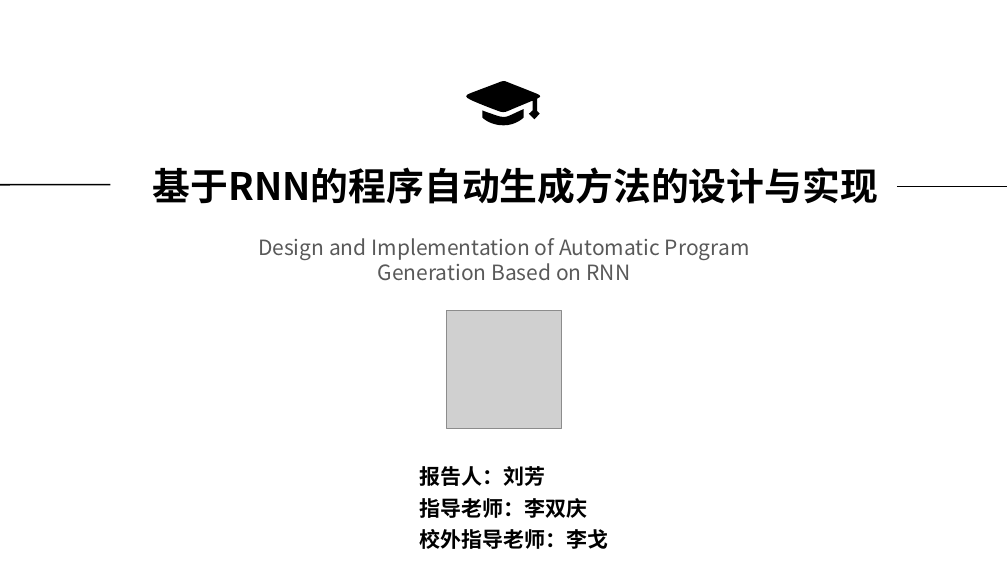
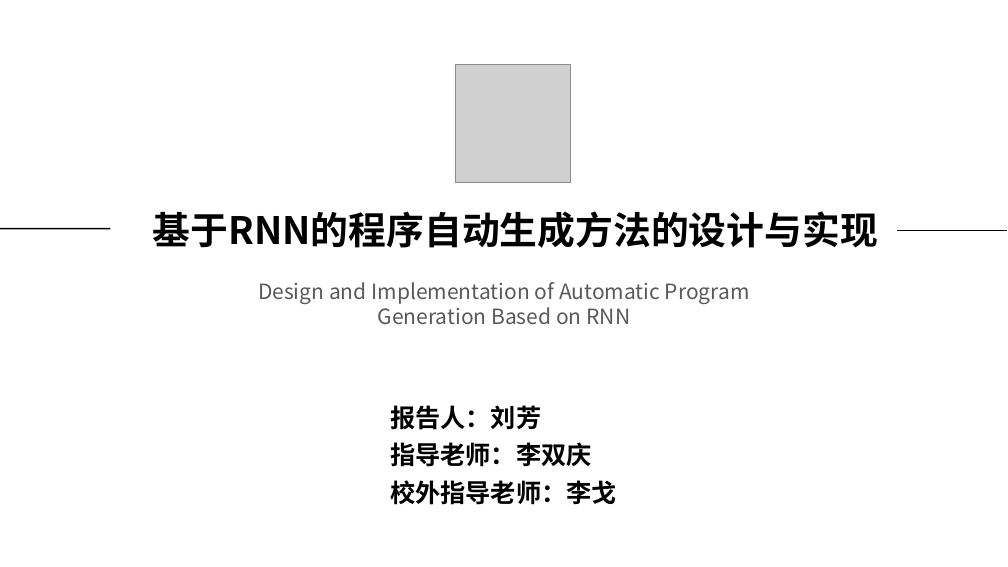
Before and after one commit to sfzhou5678/lstm, a slide deck: slide 1 of 毕业答辩PPT初稿1.pptx. Drawn at 1008x567 pixels with LibreOffice and Linux fonts; fonts in the diff are those of the drawing; grey boxes stand for pictures. Boxes give left, top, right and bottom in pixels: in the first picture for what was removed or moved away, otherwise in the second. Text is boxed around its words. In the diff, an @@ line names an element or a change of style, - is before the commit and + after.

```diff
--- a/毕业答辩PPT初稿1.pptx
+++ b/毕业答辩PPT初稿1.pptx
@@ picture added at bbox=[456, 65, 571, 183] @@
@@ freeform shape removed at bbox=[465, 80, 544, 126] @@
@@ 2 texts, 2 lines: place and size @@
-2 texts, 2 lines at bbox=[0, 167, 1007, 280]
+2 texts, 2 lines at bbox=[0, 211, 1007, 324]
@@ picture removed at bbox=[447, 311, 562, 429] @@
@@ title "报告人：刘芳 指导老师：李双庆 校外指导老师：李戈": place and size @@
-title "报告人：刘芳 指导老师：李双庆 校外指导老师：李戈" at bbox=[419, 466, 608, 549]
+title "报告人：刘芳 指导老师：李双庆 校外指导老师：李戈" at bbox=[390, 405, 617, 505]
@@ title "报告人：刘芳 指导老师：李双庆 校外指导老师：李戈" at bbox=[390, 405, 617, 505]: size 20 to 24 pt @@
```
Also in this commit, not shown: 12 other slides changed, 1 slide added, 4 other files.
